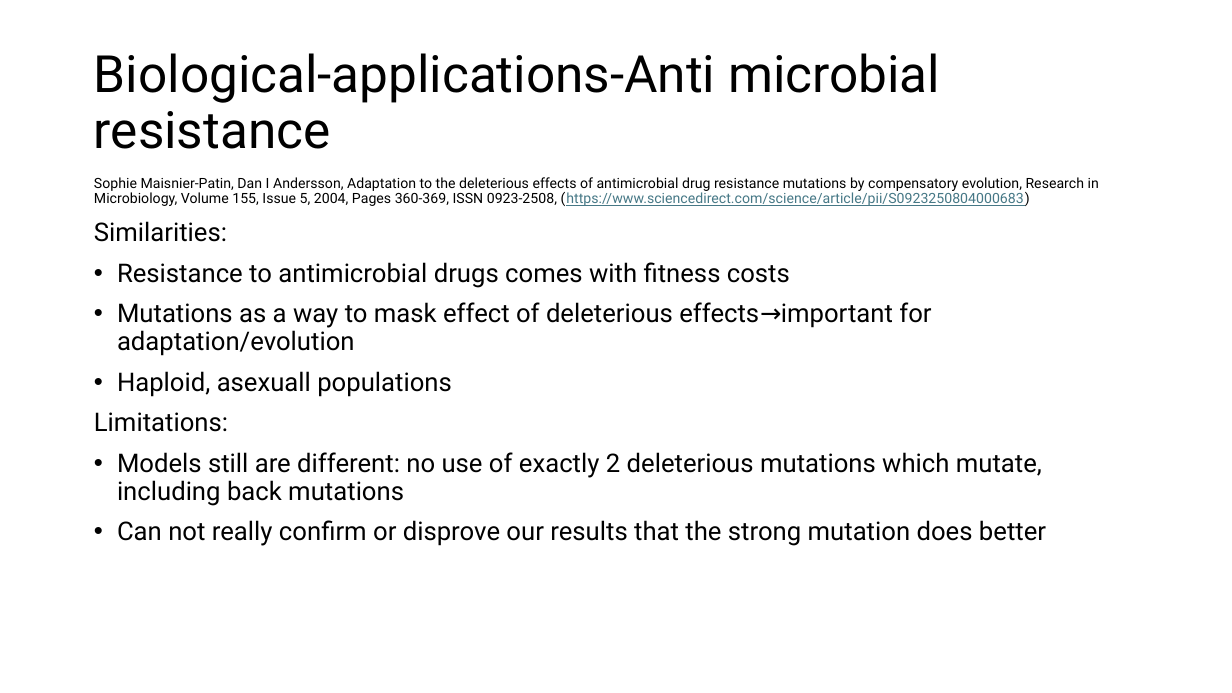
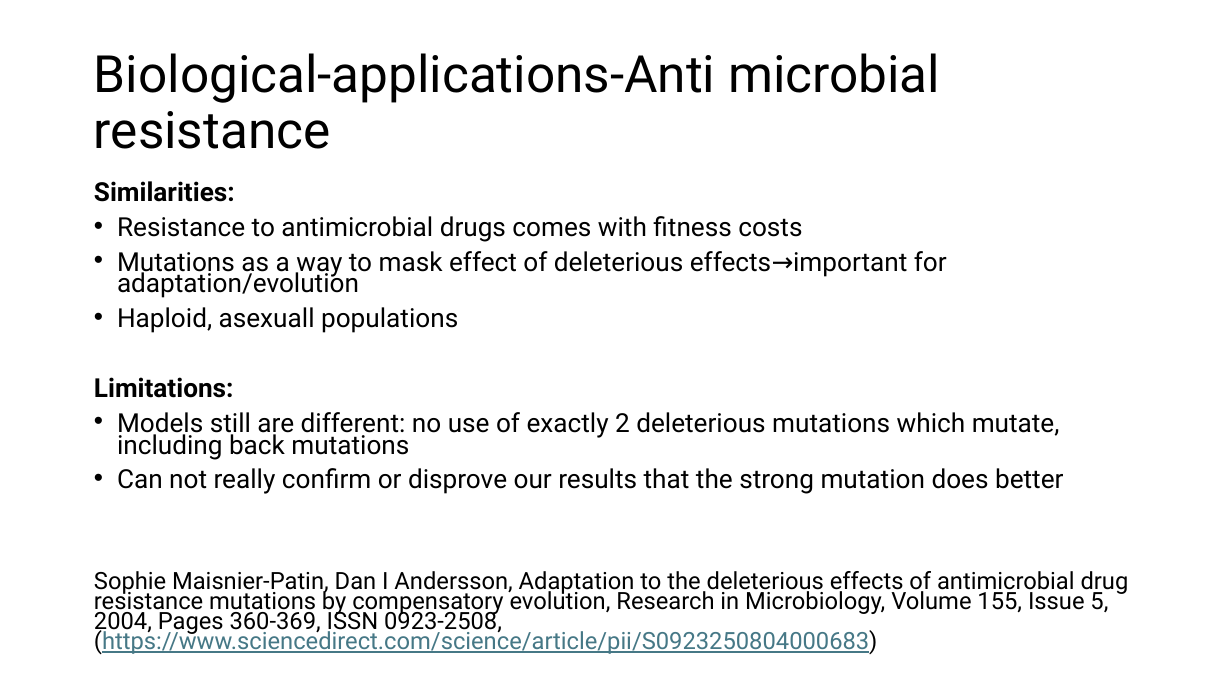
Before and after one commit to Julia-Eggenschwiler/THEEproject_Jaelle_Julia, a slide deck: slide 14 of THEE_project.pptx. Drawn at 1232x693 pixels with LibreOffice and Linux fonts; fonts in the diff are those of the drawing. Boxes give left, top, right and bottom in pixels: in the first picture for what was removed or moved away, otherwise in the second. Text is boxed around its words. In the diff, an @@ line names an element or a change of style, - is before the commit and + after.

Commit message:
update

```diff
--- a/THEE_project.pptx
+++ b/THEE_project.pptx
@@ text at <box>94,177,1099,206</box>: paragraph removed @@
-Sophie Maisnier-Patin, Dan I Andersson, Adaptation to the deleterious effects of antimicrobial drug resistance mutations by compensatory evolution, Research in Microbiology, Volume 155, Issue 5, 2004, Pages 360-369, ISSN 0923-2508, (https://www.sciencedirect.com/science/article/pii/S0923250804000683)
@@ text at <box>94,181,1063,494</box>: size 20 to 20.4 pt in "Similarities:", "Resistance to antimicrobial drugs comes with fitness ...", "Mutations as a way to mask effect ...", "Haploid, asexuall populations" and 3 more places; bold on in "Similarities:", "Limitations:"; line spacing 0.9 to 0.7 @@
@@ text at <box>94,571,1129,654</box>: paragraph added @@
+Sophie Maisnier-Patin, Dan I Andersson, Adaptation to the deleterious effects of antimicrobial drug resistance mutations by compensatory evolution, Research in Microbiology, Volume 155, Issue 5, 2004, Pages 360-369, ISSN 0923-2508, (https://www.sciencedirect.com/science/article/pii/S0923250804000683)
```
